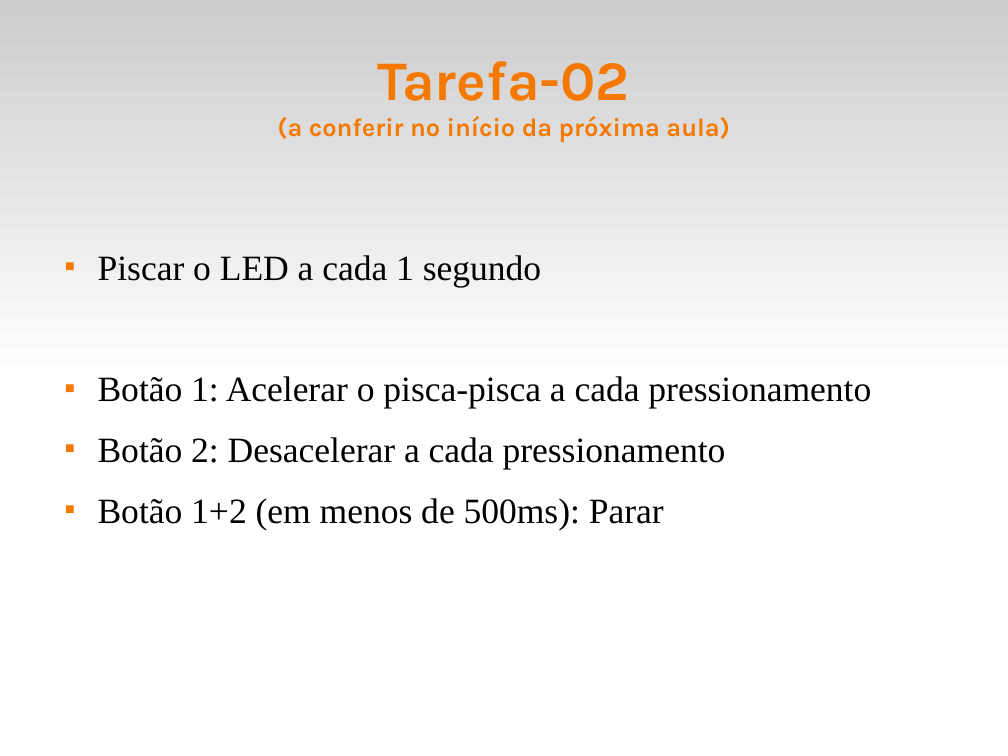
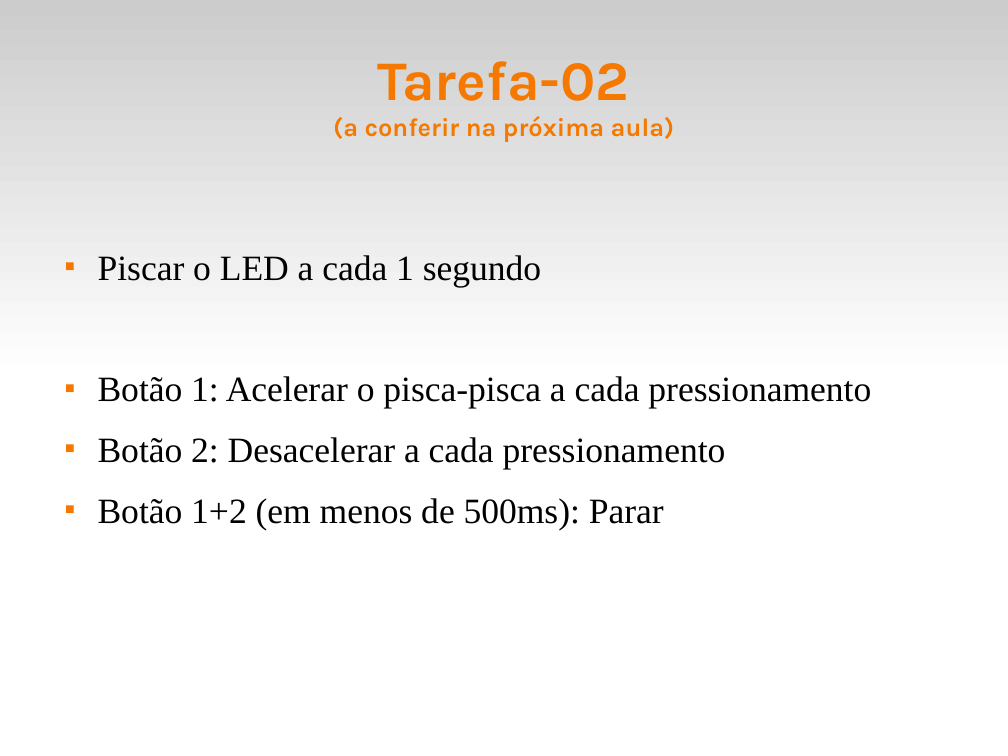
Before and after one commit to fsantanna-uerj/reativos, a slide deck: slide 12 of slides/02_arduino.odp. Drawn at 1008x756 pixels with LibreOffice and Linux fonts; fonts in the diff are those of the drawing. Boxes give left, top, right and bottom in pixels: in the first picture for what was removed or moved away, otherwise in the second. Text is boxed around its words. In the diff, an @@ line names an element or a change of style, - is before the commit and + after.

```diff
--- a/slides/02_arduino.odp
+++ b/slides/02_arduino.odp
@@ title at <box>333,61,675,142</box>: text changed @@
-Tarefa-02
-(a conferir no início da próxima aula)
+Tarefa-02
+(a conferir na próxima aula)
```
Also in this commit, not shown: 4 other slides changed, 7 other files.
